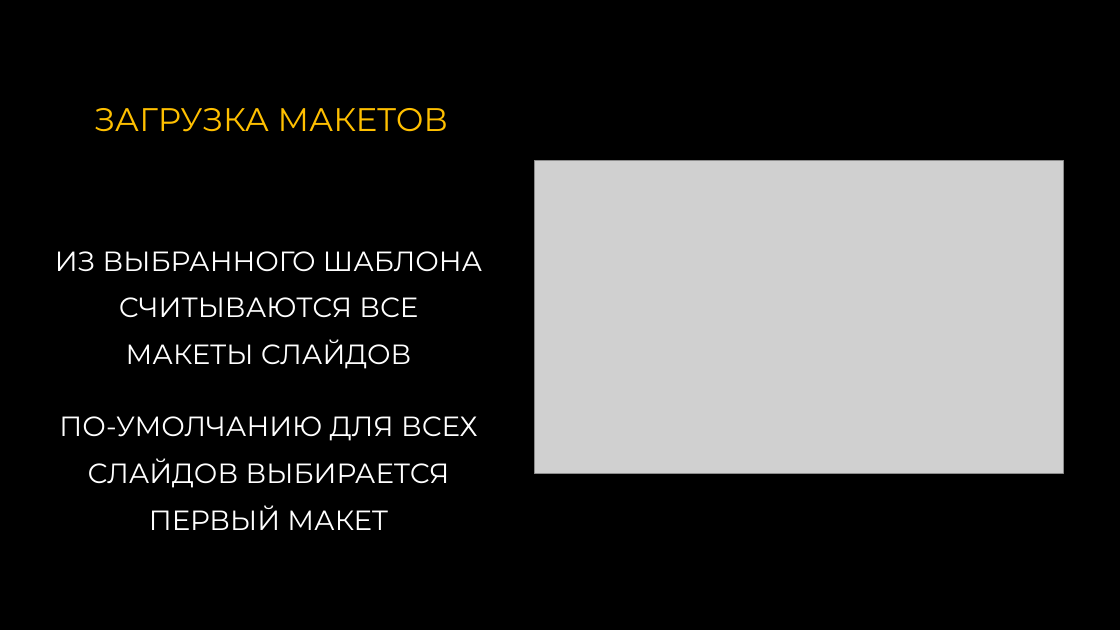
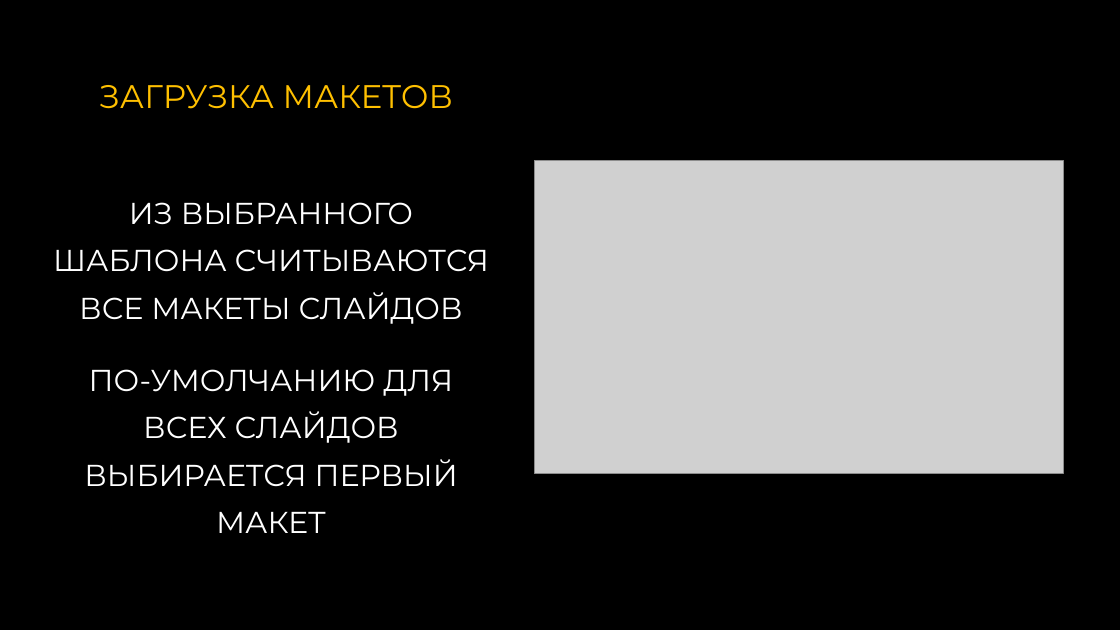
Before and after one commit to sirilgiz/alekseev, a slide deck: slide 7 of PowerPoint/Создание презентации по тексту/МАКРОС СОЗДАНИЕ ПРЕЗЕНТАЦИЙ ПО ТЕКСТУ v.2.pptm (slide 6 before the commit). Drawn at 1120x630 pixels with LibreOffice and Linux fonts; fonts in the diff are those of the drawing; grey boxes stand for pictures. Boxes give left, top, right and bottom in pixels: in the first picture for what was removed or moved away, otherwise in the second. Text is boxed around its words. In the diff, an @@ line names an element or a change of style, - is before the commit and + after.

Commit message:
*переименовал поля на форме + новая инструкция + новый шаблон

```diff
--- a/PowerPoint/Создание презентации по тексту/МАКРОС СОЗДАНИЕ ПРЕЗЕНТАЦИЙ ПО ТЕКСТУ v.2.pptm
+++ b/PowerPoint/Создание презентации по тексту/МАКРОС СОЗДАНИЕ ПРЕЗЕНТАЦИЙ ПО ТЕКСТУ v.2.pptm
@@ title "ЗАГРУЗКА МАКЕТОВ": place and size @@
-title "ЗАГРУЗКА МАКЕТОВ" at (94,108,448,132)
+title "ЗАГРУЗКА МАКЕТОВ" at (99,85,453,109)
@@ text "ИЗ ВЫБРАННОГО ШАБЛОНА СЧИТЫВАЮТСЯ ВСЕ ...": place and size @@
-text "ИЗ ВЫБРАННОГО ШАБЛОНА СЧИТЫВАЮТСЯ ВСЕ ..." at (55,251,482,530)
+text "ИЗ ВЫБРАННОГО ШАБЛОНА СЧИТЫВАЮТСЯ ВСЕ ..." at (53,202,489,533)
@@ text "ИЗ ВЫБРАННОГО ШАБЛОНА СЧИТЫВАЮТСЯ ВСЕ ..." at (53,202,489,533): size 23.8 to 25.9 pt; line spacing 1.4 to 1.3 @@
```
Also in this commit, not shown: 10 other slides changed, 5 slides added, 1 other file.
